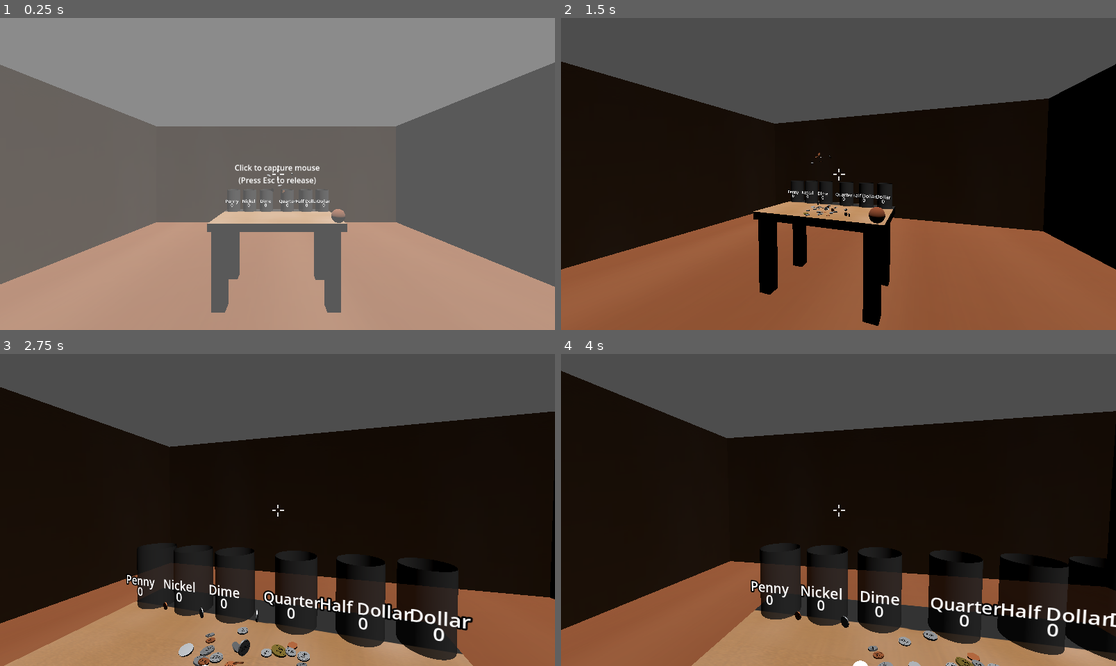
Above: before the commit, frames 1-4 (two rows, left to right).
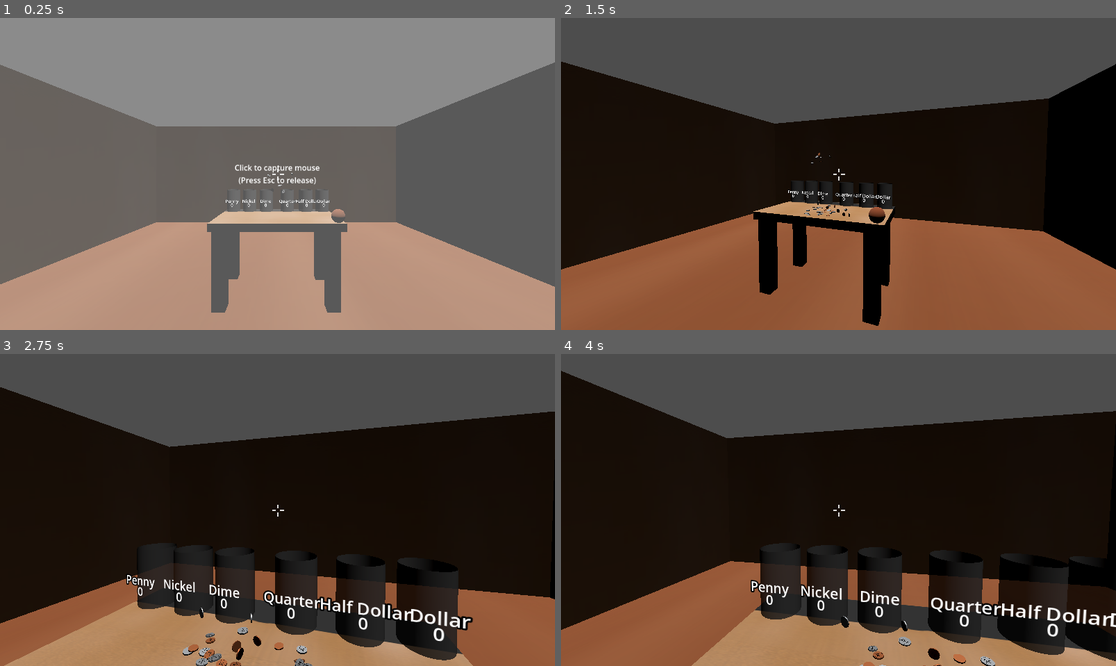
Above: after the commit, the same moments.

Repository: Kassanu/ludum-dare-58
Game: Godot game, scene res://main.tscn
Two runs of this game, one before a commit and one after it. Both use one fixed random seed, a clock stepped at 60 frames per second and the inputs below.
Inputs (mouse positions are in pixels of both pictures, inside the frame that each line leads up to):
- Up to frame 1 (0.25 s): no input
- Up to frame 2 (1.5 s): tap Enter at 0.5 s; move the mouse to (960, 158) at 0.52 s; hold D (move_right) 0.53-1.28 s; hold Q (drop) 0.53-1.28 s; click (960, 158) at 0.67 s; move the mouse to (810, 174) at 1.27 s; hold W (move_forward) from 1.28 s (still down); click (810, 174) at 1.35 s
- Up to frame 3 (2.75 s): keep holding W (move_forward); move the mouse to (288, 503) at 2.02 s; hold Right mouse button (inspect_rotate) from 2.03 s (still down)
- Up to frame 4 (4 s): keep holding W (move_forward); move the mouse to (832, 516) at 2.77 s; release Right mouse button (inspect_rotate) at 2.78 s; tap Q (drop) at 2.85 s; move the mouse to (877, 513) at 3.52 s; press the mouse at (877, 513) at 3.53 s

The runs differ from the first frame. In frame 1, less than 0.1% of the frame differs, in the area x 48-52%, y 50-57%; in frame 2, less than 0.1%; in frame 3, 0.9%, in the area x 29-57%, y 79-100%; in frame 4, 0.5%.

Commit message:
Reverse Variants

Diff:
--- a/coins/library/types/dime.tres
+++ b/coins/library/types/dime.tres
@@ -1,17 +1,45 @@
-[gd_resource type="Resource" script_class="CoinType" load_steps=5 format=3 uid="uid://dk0v1vndneoqd"]
+[gd_resource type="Resource" script_class="CoinType" load_steps=9 format=3 uid="uid://dk0v1vndneoqd"]
 
 [ext_resource type="Script" uid="uid://x8h82dc6ad4m" path="res://coins/library/CoinType.gd" id="1_o4x10"]
 [ext_resource type="Texture2D" uid="uid://ci26x3urc2xs2" path="res://coins/faces/dime/regular/top_default.png" id="1_pebj6"]
 [ext_resource type="Script" uid="uid://dq0pm66opl7xm" path="res://coins/library/CoinVariant.gd" id="2_pebj6"]
+[ext_resource type="Script" uid="uid://c3jy37qni0lcl" path="res://coins/library/CoinFaces.gd" id="4_r33tg"]
+[ext_resource type="Texture2D" uid="uid://dhpos1mcll6vs" path="res://coins/faces/dime/reverse/top_reverse.png" id="5_sq7d4"]
 
 [sub_resource type="Resource" id="Resource_o4x10"]
 script = ExtResource("2_pebj6")
 id = &"regular"
 display_name = "Regular"
-spawn_weight = 1.0
+spawn_weight = 98.0
 years_exact = null
 years_ranges = Array[Vector2i]([])
 faces_by_year = {}
+override_rim_color = false
+rim_color_override = Color(1, 1, 1, 1)
+override_face_color = false
+face_color_override = Color(1, 1, 1, 1)
+override_metallic = false
+metallic_override = 0.9
+override_roughness = false
+roughness_override = 0.35
+override_wear = false
+wear_override = 0.35
+metadata/_custom_type_script = "uid://dq0pm66opl7xm"
+
+[sub_resource type="Resource" id="Resource_sq7d4"]
+script = ExtResource("4_r33tg")
+top = ExtResource("5_sq7d4")
+metadata/_custom_type_script = "uid://c3jy37qni0lcl"
+
+[sub_resource type="Resource" id="Resource_skdtp"]
+script = ExtResource("2_pebj6")
+id = &"reverse"
+display_name = "Dime"
+spawn_weight = 2.0
+years_exact = null
+years_ranges = Array[Vector2i]([])
+faces_by_year = {}
+faces_default = SubResource("Resource_sq7d4")
 override_rim_color = false
 rim_color_override = Color(1, 1, 1, 1)
 override_face_color = false
@@ -40,6 +68,6 @@
 roughness = 0.38
 wear_default = 0.35
 default_top = ExtResource("1_pebj6")
-type_weight = 1.0
-variants = Array[ExtResource("2_pebj6")]([SubResource("Resource_o4x10")])
+type_weight = 20.0
+variants = Array[ExtResource("2_pebj6")]([SubResource("Resource_o4x10"), SubResource("Resource_skdtp")])
 metadata/_custom_type_script = "uid://x8h82dc6ad4m"
--- a/coins/library/types/dollar.tres
+++ b/coins/library/types/dollar.tres
@@ -1,17 +1,45 @@
-[gd_resource type="Resource" script_class="CoinType" load_steps=5 format=3 uid="uid://bsu6dunnbahny"]
+[gd_resource type="Resource" script_class="CoinType" load_steps=9 format=3 uid="uid://bsu6dunnbahny"]
 
 [ext_resource type="Script" uid="uid://x8h82dc6ad4m" path="res://coins/library/CoinType.gd" id="1_3gdi6"]
 [ext_resource type="Texture2D" uid="uid://ebky0xjlcbnu" path="res://coins/faces/dollar/regular/top_default.png" id="1_3xhdw"]
 [ext_resource type="Script" uid="uid://dq0pm66opl7xm" path="res://coins/library/CoinVariant.gd" id="2_3xhdw"]
+[ext_resource type="Script" uid="uid://c3jy37qni0lcl" path="res://coins/library/CoinFaces.gd" id="4_xej8j"]
+[ext_resource type="Texture2D" uid="uid://7did84nv2vse" path="res://coins/faces/dollar/reverse/top_reverse.png" id="5_0uudm"]
 
 [sub_resource type="Resource" id="Resource_3gdi6"]
 script = ExtResource("2_3xhdw")
 id = &"regular"
 display_name = "Regular"
-spawn_weight = 1.0
+spawn_weight = 98.0
 years_exact = null
 years_ranges = Array[Vector2i]([])
 faces_by_year = {}
+override_rim_color = false
+rim_color_override = Color(1, 1, 1, 1)
+override_face_color = false
+face_color_override = Color(1, 1, 1, 1)
+override_metallic = false
+metallic_override = 0.9
+override_roughness = false
+roughness_override = 0.35
+override_wear = false
+wear_override = 0.35
+metadata/_custom_type_script = "uid://dq0pm66opl7xm"
+
+[sub_resource type="Resource" id="Resource_ejbw0"]
+script = ExtResource("4_xej8j")
+top = ExtResource("5_0uudm")
+metadata/_custom_type_script = "uid://c3jy37qni0lcl"
+
+[sub_resource type="Resource" id="Resource_pxg8y"]
+script = ExtResource("2_3xhdw")
+id = &"reverse"
+display_name = "Dollar"
+spawn_weight = 2.0
+years_exact = null
+years_ranges = Array[Vector2i]([])
+faces_by_year = {}
+faces_default = SubResource("Resource_ejbw0")
 override_rim_color = false
 rim_color_override = Color(1, 1, 1, 1)
 override_face_color = false
@@ -40,6 +68,6 @@
 roughness = 0.32
 wear_default = 0.3
 default_top = ExtResource("1_3xhdw")
-type_weight = 1.0
-variants = Array[ExtResource("2_3xhdw")]([SubResource("Resource_3gdi6")])
+type_weight = 3.0
+variants = Array[ExtResource("2_3xhdw")]([SubResource("Resource_3gdi6"), SubResource("Resource_pxg8y")])
 metadata/_custom_type_script = "uid://x8h82dc6ad4m"
--- a/coins/library/types/half_dollar.tres
+++ b/coins/library/types/half_dollar.tres
@@ -1,17 +1,45 @@
-[gd_resource type="Resource" script_class="CoinType" load_steps=5 format=3 uid="uid://cs3ewhxi65khi"]
+[gd_resource type="Resource" script_class="CoinType" load_steps=9 format=3 uid="uid://cs3ewhxi65khi"]
 
 [ext_resource type="Script" uid="uid://x8h82dc6ad4m" path="res://coins/library/CoinType.gd" id="1_w346v"]
 [ext_resource type="Texture2D" uid="uid://cms21n4nsfu13" path="res://coins/faces/half_dollar/regular/top_default.png" id="1_y8wye"]
 [ext_resource type="Script" uid="uid://dq0pm66opl7xm" path="res://coins/library/CoinVariant.gd" id="2_y8wye"]
+[ext_resource type="Script" uid="uid://c3jy37qni0lcl" path="res://coins/library/CoinFaces.gd" id="4_yiu13"]
+[ext_resource type="Texture2D" uid="uid://cjxjr6juvvli2" path="res://coins/faces/half_dollar/reverse/top_reverse.png" id="5_lly2q"]
 
 [sub_resource type="Resource" id="Resource_w346v"]
 script = ExtResource("2_y8wye")
 id = &"regular"
 display_name = "Regular"
-spawn_weight = 1.0
+spawn_weight = 98.0
 years_exact = null
 years_ranges = Array[Vector2i]([])
 faces_by_year = {}
+override_rim_color = false
+rim_color_override = Color(1, 1, 1, 1)
+override_face_color = false
+face_color_override = Color(1, 1, 1, 1)
+override_metallic = false
+metallic_override = 0.9
+override_roughness = false
+roughness_override = 0.35
+override_wear = false
+wear_override = 0.35
+metadata/_custom_type_script = "uid://dq0pm66opl7xm"
+
+[sub_resource type="Resource" id="Resource_7hiqb"]
+script = ExtResource("4_yiu13")
+top = ExtResource("5_lly2q")
+metadata/_custom_type_script = "uid://c3jy37qni0lcl"
+
+[sub_resource type="Resource" id="Resource_bd717"]
+script = ExtResource("2_y8wye")
+id = &"reverse"
+display_name = "Half Dollar"
+spawn_weight = 2.0
+years_exact = null
+years_ranges = Array[Vector2i]([])
+faces_by_year = {}
+faces_default = SubResource("Resource_7hiqb")
 override_rim_color = false
 rim_color_override = Color(1, 1, 1, 1)
 override_face_color = false
@@ -40,6 +68,6 @@
 roughness = 0.33
 wear_default = 0.35
 default_top = ExtResource("1_y8wye")
-type_weight = 1.0
-variants = Array[ExtResource("2_y8wye")]([SubResource("Resource_w346v")])
+type_weight = 7.0
+variants = Array[ExtResource("2_y8wye")]([SubResource("Resource_w346v"), SubResource("Resource_bd717")])
 metadata/_custom_type_script = "uid://x8h82dc6ad4m"
--- a/coins/library/types/nickel.tres
+++ b/coins/library/types/nickel.tres
@@ -1,17 +1,45 @@
-[gd_resource type="Resource" script_class="CoinType" load_steps=5 format=3 uid="uid://ddy3fdeau1t5n"]
+[gd_resource type="Resource" script_class="CoinType" load_steps=9 format=3 uid="uid://ddy3fdeau1t5n"]
 
 [ext_resource type="Script" uid="uid://x8h82dc6ad4m" path="res://coins/library/CoinType.gd" id="1_40bv3"]
 [ext_resource type="Texture2D" uid="uid://defdne1qncvat" path="res://coins/faces/nickel/regular/top_default.png" id="1_f5m1s"]
 [ext_resource type="Script" uid="uid://dq0pm66opl7xm" path="res://coins/library/CoinVariant.gd" id="2_f5m1s"]
+[ext_resource type="Script" uid="uid://c3jy37qni0lcl" path="res://coins/library/CoinFaces.gd" id="4_7lylg"]
+[ext_resource type="Texture2D" uid="uid://b0f6d3i430585" path="res://coins/faces/nickel/reverse/top_reverse.png" id="5_hyl1e"]
 
 [sub_resource type="Resource" id="Resource_40bv3"]
 script = ExtResource("2_f5m1s")
 id = &"regular"
 display_name = "Regular"
-spawn_weight = 1.0
+spawn_weight = 98.0
 years_exact = null
 years_ranges = Array[Vector2i]([])
 faces_by_year = {}
+override_rim_color = false
+rim_color_override = Color(1, 1, 1, 1)
+override_face_color = false
+face_color_override = Color(1, 1, 1, 1)
+override_metallic = false
+metallic_override = 0.9
+override_roughness = false
+roughness_override = 0.35
+override_wear = false
+wear_override = 0.35
+metadata/_custom_type_script = "uid://dq0pm66opl7xm"
+
+[sub_resource type="Resource" id="Resource_844rt"]
+script = ExtResource("4_7lylg")
+top = ExtResource("5_hyl1e")
+metadata/_custom_type_script = "uid://c3jy37qni0lcl"
+
+[sub_resource type="Resource" id="Resource_83i4b"]
+script = ExtResource("2_f5m1s")
+id = &"reverse"
+display_name = "Nickel"
+spawn_weight = 2.0
+years_exact = null
+years_ranges = Array[Vector2i]([])
+faces_by_year = {}
+faces_default = SubResource("Resource_844rt")
 override_rim_color = false
 rim_color_override = Color(1, 1, 1, 1)
 override_face_color = false
@@ -40,6 +68,6 @@
 roughness = 0.38
 wear_default = 0.4
 default_top = ExtResource("1_f5m1s")
-type_weight = 1.0
-variants = Array[ExtResource("2_f5m1s")]([SubResource("Resource_40bv3")])
+type_weight = 20.0
+variants = Array[ExtResource("2_f5m1s")]([SubResource("Resource_40bv3"), SubResource("Resource_83i4b")])
 metadata/_custom_type_script = "uid://x8h82dc6ad4m"
--- a/coins/library/types/penny.tres
+++ b/coins/library/types/penny.tres
@@ -1,17 +1,45 @@
-[gd_resource type="Resource" script_class="CoinType" load_steps=5 format=3 uid="uid://cjjgy2pe0eb7b"]
+[gd_resource type="Resource" script_class="CoinType" load_steps=9 format=3 uid="uid://cjjgy2pe0eb7b"]
 
 [ext_resource type="Texture2D" uid="uid://bjppcbrg6dmha" path="res://coins/faces/penny/regular/top_default.png" id="1_o80hv"]
 [ext_resource type="Script" uid="uid://x8h82dc6ad4m" path="res://coins/library/CoinType.gd" id="1_yskr3"]
 [ext_resource type="Script" uid="uid://dq0pm66opl7xm" path="res://coins/library/CoinVariant.gd" id="2_o80hv"]
+[ext_resource type="Script" uid="uid://c3jy37qni0lcl" path="res://coins/library/CoinFaces.gd" id="4_31nd3"]
+[ext_resource type="Texture2D" uid="uid://bjlf71e3nuq5a" path="res://coins/faces/penny/reverse/top_reverse.png" id="5_w3t3s"]
 
 [sub_resource type="Resource" id="Resource_yskr3"]
 script = ExtResource("2_o80hv")
 id = &"regular"
 display_name = "Regular"
-spawn_weight = 1.0
-years_exact = null
+spawn_weight = 98.0
+years_exact = PackedInt32Array()
 years_ranges = Array[Vector2i]([])
 faces_by_year = {}
+override_rim_color = false
+rim_color_override = Color(1, 1, 1, 1)
+override_face_color = false
+face_color_override = Color(1, 1, 1, 1)
+override_metallic = false
+metallic_override = 0.9
+override_roughness = false
+roughness_override = 0.35
+override_wear = false
+wear_override = 0.35
+metadata/_custom_type_script = "uid://dq0pm66opl7xm"
+
+[sub_resource type="Resource" id="Resource_li3pr"]
+script = ExtResource("4_31nd3")
+top = ExtResource("5_w3t3s")
+metadata/_custom_type_script = "uid://c3jy37qni0lcl"
+
+[sub_resource type="Resource" id="Resource_2smjw"]
+script = ExtResource("2_o80hv")
+id = &"penny_reverse"
+display_name = "Penny"
+spawn_weight = 2.0
+years_exact = PackedInt32Array()
+years_ranges = Array[Vector2i]([])
+faces_by_year = {}
+faces_default = SubResource("Resource_li3pr")
 override_rim_color = false
 rim_color_override = Color(1, 1, 1, 1)
 override_face_color = false
@@ -40,6 +68,6 @@
 roughness = 0.48
 wear_default = 0.5
 default_top = ExtResource("1_o80hv")
-type_weight = 1.0
-variants = Array[ExtResource("2_o80hv")]([SubResource("Resource_yskr3")])
+type_weight = 30.0
+variants = Array[ExtResource("2_o80hv")]([SubResource("Resource_yskr3"), SubResource("Resource_2smjw")])
 metadata/_custom_type_script = "uid://x8h82dc6ad4m"
--- a/coins/library/types/quarter.tres
+++ b/coins/library/types/quarter.tres
@@ -1,17 +1,45 @@
-[gd_resource type="Resource" script_class="CoinType" load_steps=5 format=3 uid="uid://c4m74vnumdivs"]
+[gd_resource type="Resource" script_class="CoinType" load_steps=9 format=3 uid="uid://c4m74vnumdivs"]
 
 [ext_resource type="Script" uid="uid://x8h82dc6ad4m" path="res://coins/library/CoinType.gd" id="1_fg8i5"]
 [ext_resource type="Texture2D" uid="uid://bat61qt5wk2h0" path="res://coins/faces/quarter/regular/top_default.png" id="2_jwkop"]
 [ext_resource type="Script" uid="uid://dq0pm66opl7xm" path="res://coins/library/CoinVariant.gd" id="2_o103j"]
+[ext_resource type="Script" uid="uid://c3jy37qni0lcl" path="res://coins/library/CoinFaces.gd" id="4_jwkop"]
+[ext_resource type="Texture2D" uid="uid://br8yu7xxmxkc" path="res://coins/faces/quarter/reverse/top_reverse.png" id="5_f7qhf"]
 
 [sub_resource type="Resource" id="Resource_fg8i5"]
 script = ExtResource("2_o103j")
 id = &"regular"
 display_name = "Regular"
-spawn_weight = 1.0
+spawn_weight = 98.0
 years_exact = null
 years_ranges = Array[Vector2i]([])
 faces_by_year = {}
+override_rim_color = false
+rim_color_override = Color(1, 1, 1, 1)
+override_face_color = false
+face_color_override = Color(1, 1, 1, 1)
+override_metallic = false
+metallic_override = 0.9
+override_roughness = false
+roughness_override = 0.35
+override_wear = false
+wear_override = 0.35
+metadata/_custom_type_script = "uid://dq0pm66opl7xm"
+
+[sub_resource type="Resource" id="Resource_6wjot"]
+script = ExtResource("4_jwkop")
+top = ExtResource("5_f7qhf")
+metadata/_custom_type_script = "uid://c3jy37qni0lcl"
+
+[sub_resource type="Resource" id="Resource_8g3je"]
+script = ExtResource("2_o103j")
+id = &"reverse"
+display_name = "Quarter"
+spawn_weight = 2.0
+years_exact = null
+years_ranges = Array[Vector2i]([])
+faces_by_year = {}
+faces_default = SubResource("Resource_6wjot")
 override_rim_color = false
 rim_color_override = Color(1, 1, 1, 1)
 override_face_color = false
@@ -40,6 +68,6 @@
 roughness = 0.35
 wear_default = 0.35
 default_top = ExtResource("2_jwkop")
-type_weight = 1.0
-variants = Array[ExtResource("2_o103j")]([SubResource("Resource_fg8i5")])
+type_weight = 20.0
+variants = Array[ExtResource("2_o103j")]([SubResource("Resource_fg8i5"), SubResource("Resource_8g3je")])
 metadata/_custom_type_script = "uid://x8h82dc6ad4m"
Binary file added: coins/faces/dime/reverse/top_reverse.png
Not shown, added: coins/faces/dime/reverse/top_reverse.png.import
Binary file added: coins/faces/dollar/reverse/top_reverse.png
Not shown, added: coins/faces/dollar/reverse/top_reverse.png.import
Binary file added: coins/faces/half_dollar/reverse/top_reverse.png
Not shown, added: coins/faces/half_dollar/reverse/top_reverse.png.import
Binary file added: coins/faces/nickel/reverse/top_reverse.png
Not shown, added: coins/faces/nickel/reverse/top_reverse.png.import
Binary file added: coins/faces/penny/reverse/top_reverse.png
Not shown, added: coins/faces/penny/reverse/top_reverse.png.import
Binary file added: coins/faces/quarter/reverse/top_reverse.png
Not shown, added: coins/faces/quarter/reverse/top_reverse.png.import
